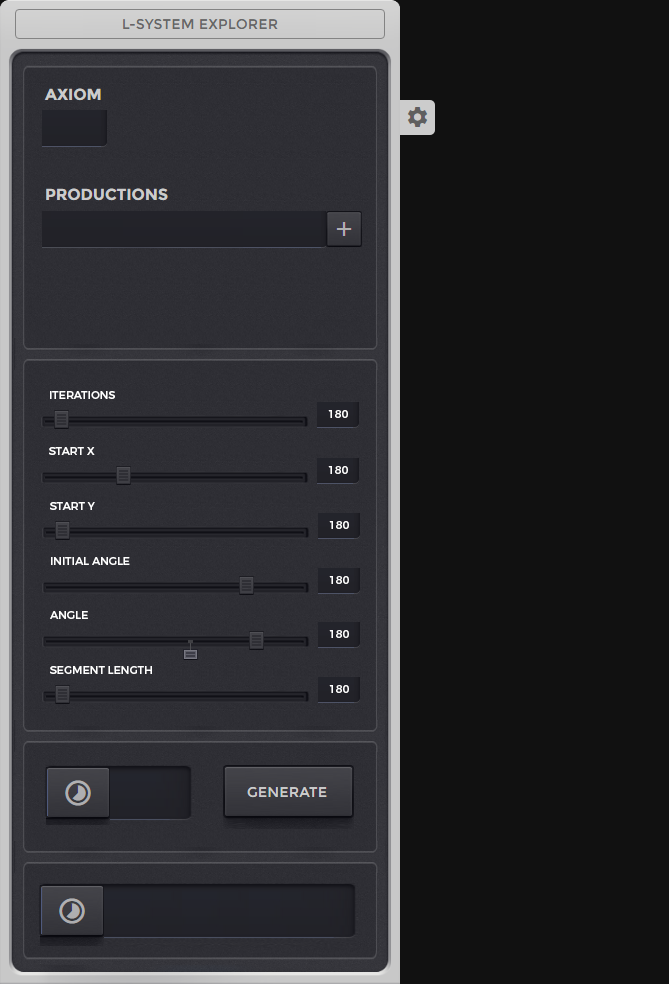
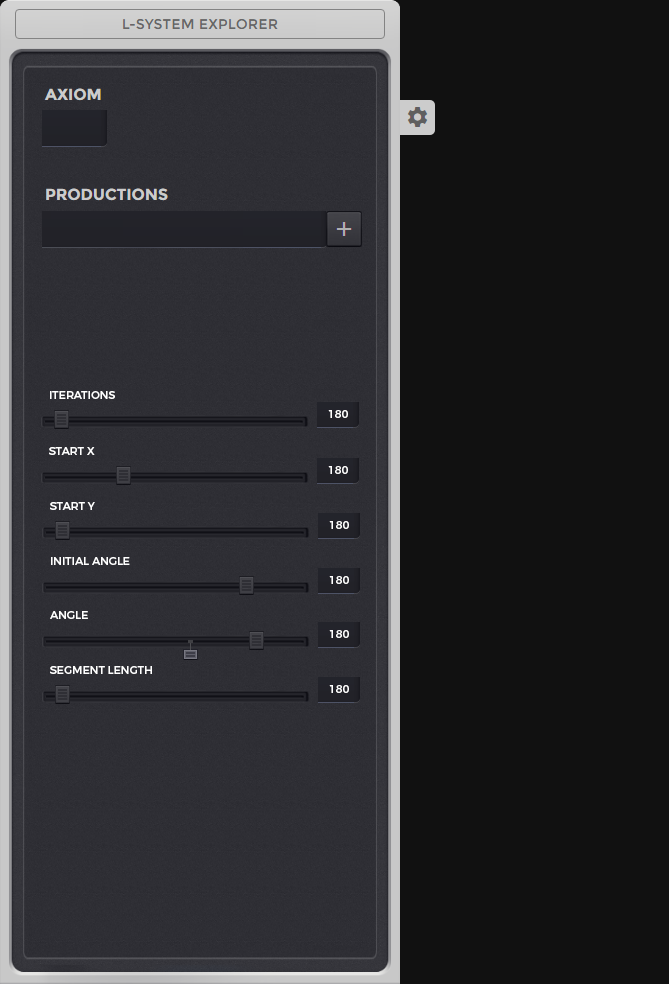
Layered file, before and after one edit (669×984). Changes by layer:
hid "generate" over [221, 763, 357, 829]
hid "step switch" over [40, 762, 196, 825]
hid "presets" over [26, 873, 365, 948]
hid "separator 3" over [12, 330, 388, 370]
hid "separator 1" over [12, 712, 388, 752]
hid "separator 2" over [12, 833, 388, 873]
